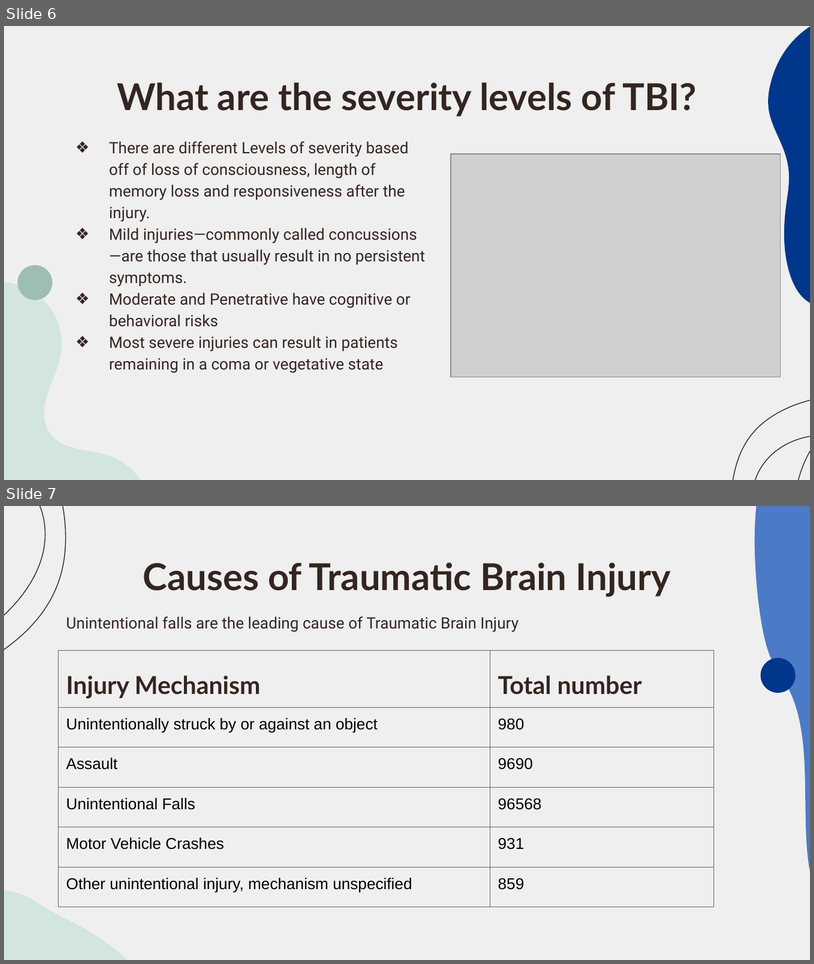
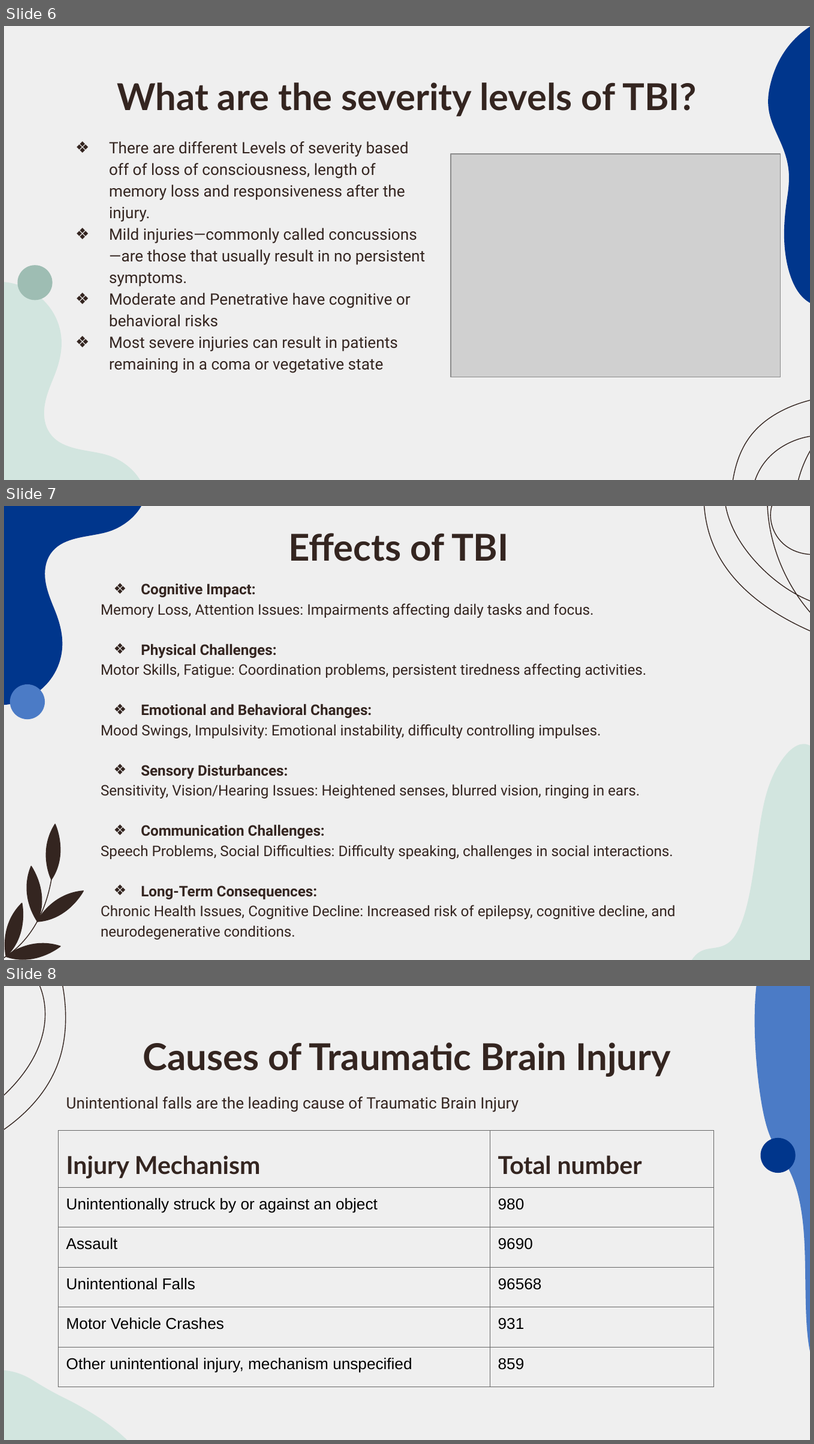
Before and after one commit to Chebet-Mercy/TBI-Traumatic-Brain-Injury, a slide deck: Traumatic Brain Injury.pptx. Shown one above the other, each under a label of ours: slides 6 and 7 before the commit, slides 6, 7 and 8 after it. The pictures are 814x964 and 814x1444 pixels, drawn with LibreOffice and Linux fonts; fonts in the diff are those of the drawing; grey boxes stand for pictures. Boxes give left, top, right and bottom in pixels: in the first picture for what was removed or moved away, otherwise in the second. Text is boxed around its words. In the diff, an @@ line names an element or a change of style, - is before the commit and + after.

```diff
--- a/Traumatic Brain Injury.pptx
+++ b/Traumatic Brain Injury.pptx
@@ slide 7 added at (4, 506, 810, 960), background #EFEFEF @@
@@ freeform shape added at (4, 506, 141, 705), fill #00368C @@
@@ freeform shape added at (703, 506, 810, 672), outline #342520 0.75 pt @@
@@ title added at (289, 533, 509, 561), 33 pt, text #342520, bold @@
+Effects of TBI
@@ subtitle added at (101, 583, 675, 939), 13 pt, text #342520 @@
+❖ Cognitive Impact:
+Memory Loss, Attention Issues: Impairments affecting daily tasks and focus.
+❖ Physical Challenges:
+Motor Skills, Fatigue: Coordination problems, persistent tiredness affecting activities.
+❖ Emotional and Behavioral Changes:
+Mood Swings, Impulsivity: Emotional instability, difficulty controlling impulses.
+❖ Sensory Disturbances:
+Sensitivity, Vision/Hearing Issues: Heightened senses, blurred vision, ringing in ears.
+❖ Communication Challenges:
+Speech Problems, Social Difficulties: Difficulty speaking, challenges in social interactions.
+❖ Long-Term Consequences:
+Chronic Health Issues, Cognitive Decline: Increased risk of epilepsy, cognitive decline, and neurodegenerative conditions.
@@ ellipse added at (9, 684, 44, 719), fill #4B7BC6 @@
@@ freeform shape added at (689, 744, 810, 960), fill #D2E5DF @@
@@ group added at (4, 824, 91, 960): 6 freeform shapes @@
@@ what was slide 7 is now slide 8 @@
```
Also in this commit, not shown: 6 slides changed, 3 other slides added, 4 slides removed.
